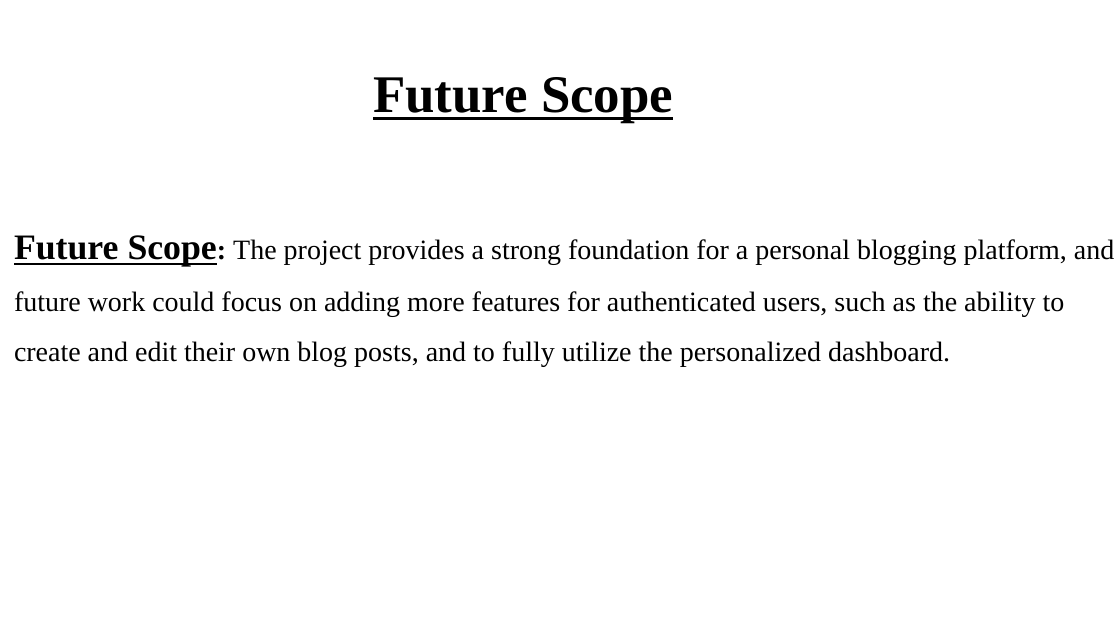
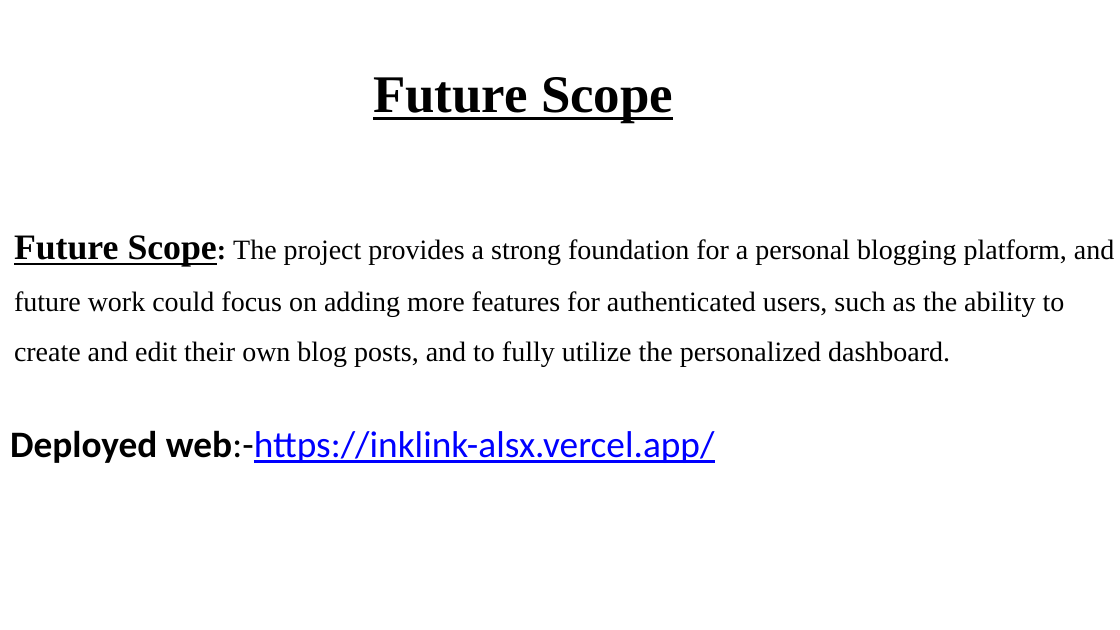
Before and after one commit to chandusoni1/Inklink, a slide deck: slide 19 of inklink ppt.pptx (slide 18 before the commit). Drawn at 1120x630 pixels with LibreOffice and Linux fonts; fonts in the diff are those of the drawing. Boxes give left, top, right and bottom in pixels: in the first picture for what was removed or moved away, otherwise in the second. Text is boxed around its words. In the diff, an @@ line names an element or a change of style, - is before the commit and + after.

```diff
--- a/inklink ppt.pptx
+++ b/inklink ppt.pptx
@@ text added at [10, 430, 715, 463], 48 pt, text #0000FF, underline @@
+Deployed web:-https://inklink-alsx.vercel.app/
```
Also in this commit, not shown: 5 other slides changed, 1 slide added, 2 other files.
